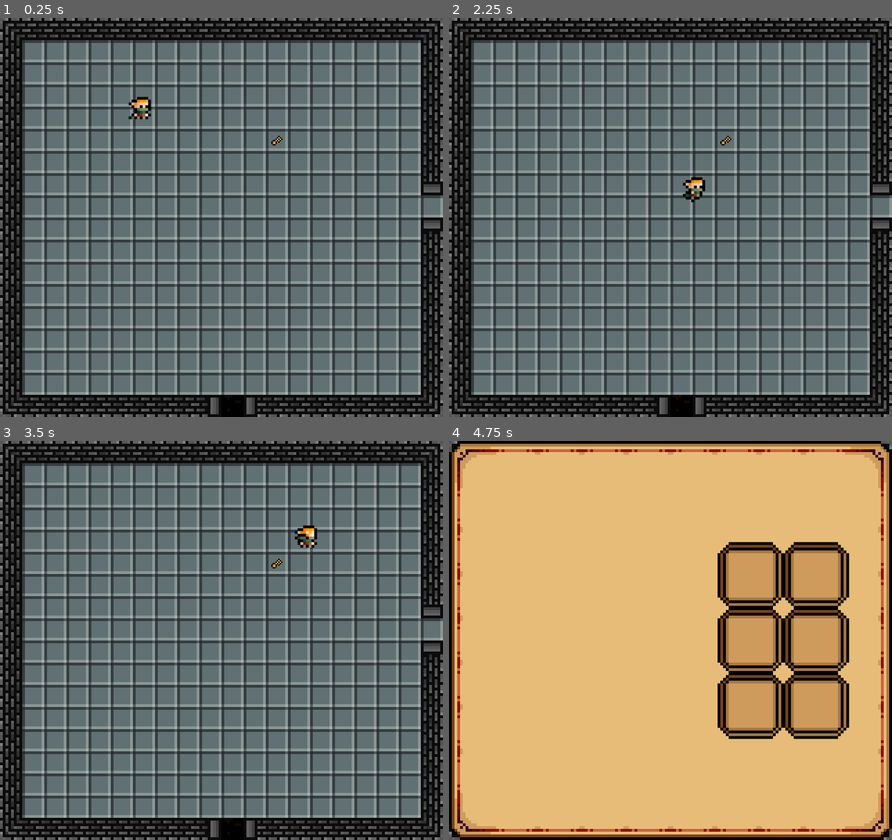
Above: before the commit, frames 1-4 (two rows, left to right).
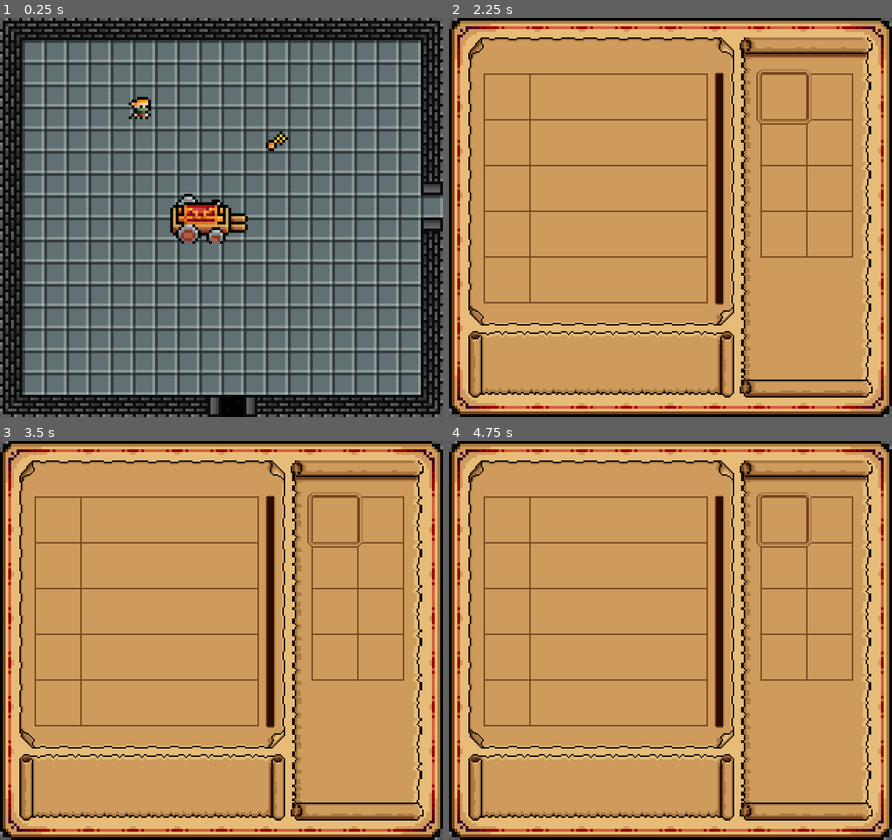
Above: after the commit, the same moments.

Repository: jcarvajal288/dungeon-looter
Game: Godot game, scene res://main.tscn
Two runs of this game, one before a commit and one after it. Both use one fixed random seed, a clock stepped at 60 frames per second and the inputs below.
Inputs:
- Up to frame 1 (0.25 s): no input
- Up to frame 2 (2.25 s): tap Enter at 0.5 s; hold Right (ui_right) 0.53-1.28 s; tap Z (interact) at 0.6, 1.35, 2.1 s; hold Down (ui_down) 1.28-2.03 s; hold Right (ui_right) from 2.03 s (still down)
- Up to frame 3 (3.5 s): release Right (ui_right) at 2.78 s; hold Up (ui_up) from 2.78 s (still down); tap Z (interact) at 2.85 s
- Up to frame 4 (4.75 s): release Up (ui_up) at 3.53 s; hold Left (ui_left) from 3.53 s (still down); tap Z (interact) at 3.6, 4.35 s; tap I (toggle_inventory) at 4.15 s

The runs differ from the first frame. In frame 1, 1.6% of the frame differs, in the area x 38-65%, y 28-57%; in frame 2, 99%, in the area x 0-100%, y 0-100%; in frame 3, 99%; in frame 4, 73%.

Commit message:
Open Storage Box screen when interacting with a storage box

Diff:
--- a/Actors/Ranger/ranger.gd
+++ b/Actors/Ranger/ranger.gd
@@ -76,3 +76,6 @@
 				node.queue_free()
 			else:
 				print("Inventory full")
+		if node.name == "InteractionArea":
+			if node.get_parent() is WagonStorageBox:
+				Global.toggle_storage_box_screen.emit()
--- a/Items/Key/KeySmall.tscn
+++ b/Items/Key/KeySmall.tscn
@@ -5,7 +5,6 @@
 [ext_resource type="Resource" uid="uid://bw7ffuyvifd6y" path="res://Items/Key/KeyData.tres" id="2_3prvl"]
 
 [sub_resource type="CircleShape2D" id="CircleShape2D_hq4k1"]
-radius = 6.0
 
 [node name="KeySmall" type="Area2D" unique_id=1091964245]
 collision_layer = 4
@@ -16,6 +15,7 @@
 
 [node name="CollisionShape2D" type="CollisionShape2D" parent="." unique_id=111375434]
 shape = SubResource("CircleShape2D_hq4k1")
+debug_color = Color(0.6, 0, 0.7019608, 0.41960785)
 
 [node name="Sprite2D" type="Sprite2D" parent="." unique_id=1296212335]
 texture = ExtResource("1_csago")
--- a/Levels/Dungeon/TestRoom/TestRoom.tscn
+++ b/Levels/Dungeon/TestRoom/TestRoom.tscn
@@ -4,8 +4,10 @@
 [ext_resource type="Script" uid="uid://dbq1p178gwgll" path="res://Levels/Dungeon/TestRoom/test_room.gd" id="1_m558a"]
 [ext_resource type="PackedScene" uid="uid://cwc5urnfwtwji" path="res://Levels/Components/RoomTransition/RoomTransition.tscn" id="3_jid5c"]
 [ext_resource type="PackedScene" uid="uid://5tcf6map105b" path="res://Items/Key/KeySmall.tscn" id="4_8ptlu"]
+[ext_resource type="PackedScene" uid="uid://bvb8jjer7ykoa" path="res://Levels/Outside/Props/WagonStorageBox/WagonStorageBox.tscn" id="5_18xev"]
 
 [node name="TestRoom" type="Node2D" unique_id=425892536]
+y_sort_enabled = true
 script = ExtResource("1_m558a")
 
 [node name="TileMapFloor" type="TileMapLayer" parent="." unique_id=842470988]
@@ -42,5 +44,8 @@
 [node name="KeySmall" parent="." unique_id=1695990381 instance=ExtResource("4_8ptlu")]
 position = Vector2(200, 88)
 
+[node name="WagonStorageBox" parent="." unique_id=365739491 instance=ExtResource("5_18xev")]
+position = Vector2(151, 143)
+
 [editable path="EasternExit"]
 [editable path="ExitToOutside"]
--- a/Levels/Outside/Props/WagonStorageBox/WagonStorageBox.tscn
+++ b/Levels/Outside/Props/WagonStorageBox/WagonStorageBox.tscn
@@ -1,11 +1,15 @@
 [gd_scene format=3 uid="uid://bvb8jjer7ykoa"]
 
-[ext_resource type="Script" uid="uid://b416mdr3pkk6w" path="res://Levels/prop.gd" id="1_jskay"]
+[ext_resource type="Script" uid="uid://tkaj3c06bqpl" path="res://Levels/Outside/Props/WagonStorageBox/wagon_storage_box.gd" id="1_jskay"]
 [ext_resource type="Texture2D" uid="uid://c5tltye47ejhh" path="res://Levels/Outside/_art/wagon_chest.png" id="1_yfddq"]
 
 [sub_resource type="CapsuleShape2D" id="CapsuleShape2D_jskay"]
 radius = 14.0
 height = 56.0
+
+[sub_resource type="CapsuleShape2D" id="CapsuleShape2D_qhq24"]
+radius = 20.0
+height = 70.0
 
 [node name="WagonStorageBox" type="StaticBody2D" unique_id=365739491]
 y_sort_enabled = true
@@ -22,3 +26,12 @@
 position = Vector2(0, 6)
 rotation = 1.5707964
 shape = SubResource("CapsuleShape2D_jskay")
+
+[node name="InteractionArea" type="Area2D" parent="." unique_id=1495053743]
+collision_layer = 5
+
+[node name="CollisionShape2D" type="CollisionShape2D" parent="InteractionArea" unique_id=1124288559]
+position = Vector2(0, 6)
+rotation = 1.5707964
+shape = SubResource("CapsuleShape2D_qhq24")
+debug_color = Color(0.6, 0, 0.7019608, 0.41960785)
--- /dev/null
+++ b/Levels/Outside/Props/WagonStorageBox/wagon_storage_box.gd
@@ -0,0 +1 @@
+class_name WagonStorageBox extends Prop
--- a/UI/InventoryScreen/inventory_slot.gd
+++ b/UI/InventoryScreen/inventory_slot.gd
@@ -2,7 +2,6 @@
 
 
 func update_slot(item_data: ItemData) -> void:
-	print(item_data)
 	if item_data:
 		$ItemImage.texture = item_data.large_icon
 		$ItemImage.show()
--- /dev/null
+++ b/UI/StorageBoxScreen/StorageBoxScreen.tscn
@@ -0,0 +1,37 @@
+[gd_scene format=3 uid="uid://cm6lsohd60ov7"]
+
+[ext_resource type="Script" uid="uid://bysads5hhtpk1" path="res://UI/StorageBoxScreen/storage_box_screen.gd" id="1_lti8u"]
+[ext_resource type="Texture2D" uid="uid://ct5rhjfocdrd" path="res://UI/StorageBoxScreen/_art/StorageBoxBase.png" id="1_qmyi4"]
+[ext_resource type="Texture2D" uid="uid://cq264enbbdpbg" path="res://UI/StorageBoxScreen/_art/InventorySelector.png" id="3_lr1bg"]
+[ext_resource type="Texture2D" uid="uid://co7qdi8uk7qa6" path="res://UI/StorageBoxScreen/_art/StorageBoxSelector.png" id="4_lwxnu"]
+
+[node name="StorageBoxScreen" type="CanvasLayer" unique_id=592483484]
+script = ExtResource("1_lti8u")
+
+[node name="Control" type="Control" parent="." unique_id=1495998652]
+layout_mode = 3
+anchors_preset = 0
+offset_right = 40.0
+offset_bottom = 40.0
+
+[node name="BaseTexture" type="TextureRect" parent="Control" unique_id=1464951487]
+layout_mode = 0
+offset_right = 40.0
+offset_bottom = 40.0
+texture = ExtResource("1_qmyi4")
+
+[node name="InventorySelector" type="TextureRect" parent="Control" unique_id=2136986085]
+layout_mode = 0
+offset_left = 222.0
+offset_top = 37.0
+offset_right = 262.0
+offset_bottom = 77.0
+texture = ExtResource("3_lr1bg")
+
+[node name="StorageBoxSelector" type="TextureRect" parent="Control" unique_id=569405174]
+layout_mode = 0
+offset_left = 22.0
+offset_top = 103.0
+offset_right = 190.0
+offset_bottom = 143.0
+texture = ExtResource("4_lwxnu")
--- /dev/null
+++ b/UI/StorageBoxScreen/storage_box_screen.gd
@@ -0,0 +1,18 @@
+extends CanvasLayer
+
+const INVENTORY_TOP_LEFT = Vector2(222, 37)
+
+@onready var control = $Control
+@onready var in_inventory_screen = true
+@onready var inventory_selector: TextureRect = $Control/InventorySelector
+@onready var storage_box_selector: TextureRect = $Control/StorageBoxSelector
+
+func _ready() -> void:
+	inventory_selector.position = INVENTORY_TOP_LEFT
+	storage_box_selector.visible = false
+	control.visible = false
+	Global.toggle_storage_box_screen.connect(toggle_screen)
+
+
+func toggle_screen() -> void:
+	control.visible = !control.visible
--- a/global.gd
+++ b/global.gd
@@ -17,4 +17,5 @@
 @warning_ignore_start("unused_signal")
 signal bind_camera(rect: Rect2)
 signal transition_room(next_room_path: Node2D, entry_id: String)
+signal toggle_storage_box_screen
 @warning_ignore_restore("unused_signal")
--- a/main.gd
+++ b/main.gd
@@ -1,9 +1,11 @@
 extends Node2D
 
 @export var starting_room: PackedScene
+@export var storage_box_screen: PackedScene
 
 
 func _ready() -> void:
 	var room = starting_room.instantiate()
 	$RoomManager.set_room(room)
+	add_child(storage_box_screen.instantiate())
 	Global.bind_camera.emit(room.get_rect())
--- a/main.tscn
+++ b/main.tscn
@@ -3,6 +3,7 @@
 [ext_resource type="Script" uid="uid://cf5xoryywwwyi" path="res://main.gd" id="1_1bvp3"]
 [ext_resource type="PackedScene" uid="uid://thok4a87rm7p" path="res://Actors/Ranger/Ranger.tscn" id="1_ig7tw"]
 [ext_resource type="PackedScene" uid="uid://cwytewg8al65p" path="res://Levels/Dungeon/TestRoom/TestRoom.tscn" id="2_0xm2m"]
+[ext_resource type="PackedScene" uid="uid://cm6lsohd60ov7" path="res://UI/StorageBoxScreen/StorageBoxScreen.tscn" id="3_7mycd"]
 [ext_resource type="PackedScene" uid="uid://d0clx0vq8j1a2" path="res://UI/FollowPlayerCamera/FollowPlayerCamera.tscn" id="3_h2yge"]
 [ext_resource type="PackedScene" uid="uid://dh4l4kix608b2" path="res://Levels/Components/RoomManager/RoomManager.tscn" id="4_1bvp3"]
 
@@ -10,6 +11,7 @@
 y_sort_enabled = true
 script = ExtResource("1_1bvp3")
 starting_room = ExtResource("2_0xm2m")
+storage_box_screen = ExtResource("3_7mycd")
 
 [node name="Ranger" parent="." unique_id=231123919 instance=ExtResource("1_ig7tw")]
 z_index = 5
--- a/project.godot
+++ b/project.godot
@@ -43,6 +43,12 @@
 ]
 }
 
+[layer_names]
+
+2d_physics/layer_1="player"
+2d_physics/layer_2="enemy"
+2d_physics/layer_3="item"
+
 [physics]
 
 3d/physics_engine="Jolt Physics"
Binary file changed: Items/Key/_art/key_small.png
Not shown, added: Levels/Outside/Props/WagonStorageBox/wagon_storage_box.gd.uid
Binary file added: UI/StorageBoxScreen/_art/InventorySelector.png
Not shown, added: UI/StorageBoxScreen/_art/InventorySelector.png.import
Binary file added: UI/StorageBoxScreen/_art/StorageBoxBase.aseprite
Binary file added: UI/StorageBoxScreen/_art/StorageBoxBase.png
Not shown, added: UI/StorageBoxScreen/_art/StorageBoxBase.png.import
Binary file added: UI/StorageBoxScreen/_art/StorageBoxSelector.png
Not shown, added: UI/StorageBoxScreen/_art/StorageBoxSelector.png.import
Not shown, added: UI/StorageBoxScreen/storage_box_screen.gd.uid
Not shown, changed: tasks.txt
